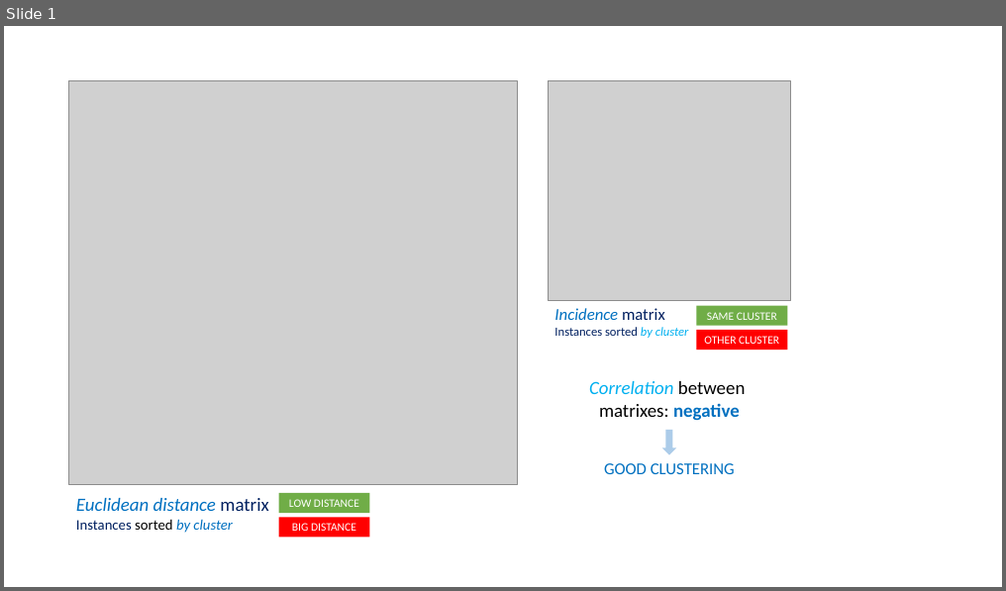
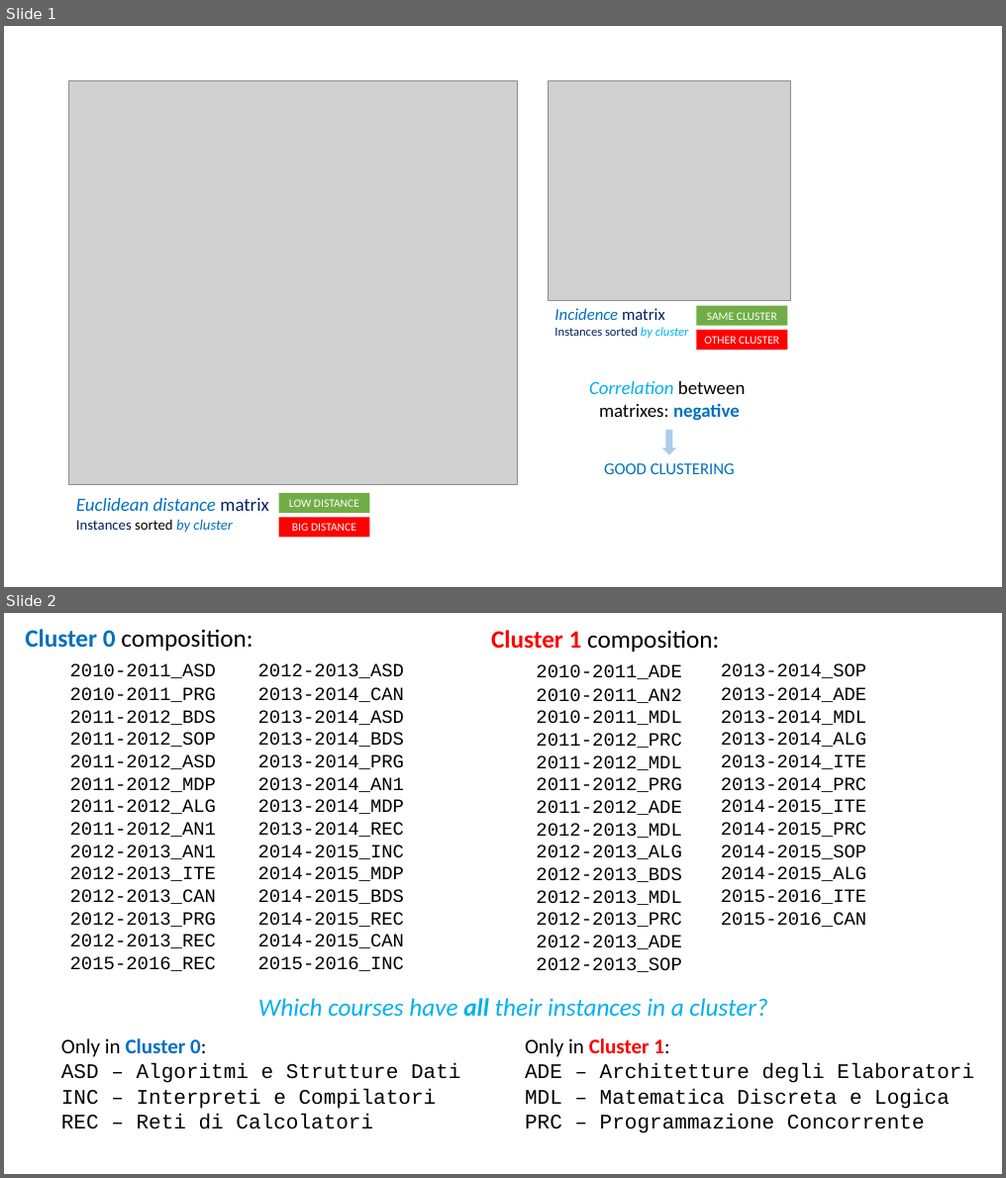
Before and after one commit to gesucca/final-project-unifi, a slide deck: pres/cheat4.pptx. Shown one above the other, each under a label of ours: slide 1 before the commit, slides 1 and 2 after it. The pictures are 1006x591 and 1006x1178 pixels, drawn with LibreOffice and Linux fonts; fonts in the diff are those of the drawing; grey boxes stand for pictures. Boxes give left, top, right and bottom in pixels: in the first picture for what was removed or moved away, otherwise in the second. Text is boxed around its words. In the diff, an @@ line names an element or a change of style, - is before the commit and + after.

Commit message:
Clustering done

```diff
--- a/pres/cheat4.pptx
+++ b/pres/cheat4.pptx
@@ slide 2 added at box(4, 613, 1002, 1174), background #FFFFFF @@
@@ text added at box(25, 629, 252, 971), 18 pt, text #000000 @@
+Cluster 0 composition:
+2010-2011_ASD
+2010-2011_PRG
+2011-2012_BDS
+2011-2012_SOP
+2011-2012_ASD
+2011-2012_MDP
+2011-2012_ALG
+2011-2012_AN1
+2012-2013_AN1
+2012-2013_ITE
+2012-2013_CAN
+2012-2013_PRG
+2012-2013_REC
+2015-2016_REC
@@ text added at box(491, 630, 719, 972), 18 pt, text #000000 @@
+Cluster 1 composition:
+2010-2011_ADE
+2010-2011_AN2
+2010-2011_MDL
+2011-2012_PRC
+2011-2012_MDL
+2011-2012_PRG
+2011-2012_ADE
+2012-2013_MDL
+2012-2013_ALG
+2012-2013_BDS
+2012-2013_MDL
+2012-2013_PRC
+2012-2013_ADE
+2012-2013_SOP
@@ text added at box(258, 663, 404, 971), 18 pt, text #000000 @@
+Cluster 0sition:
+2012-2013_ASD
+2013-2014_CAN
+2013-2014_ASD
+2013-2014_BDS
+2013-2014_PRG
+2013-2014_AN1
+2013-2014_MDP
+2013-2014_REC
+2014-2015_INC
+2014-2015_MDP
+2014-2015_BDS
+2014-2015_REC
+2014-2015_CAN
+2015-2016_INC
@@ text added at box(721, 663, 866, 927), 18 pt, text #000000 @@
+Cluster 0sition:
+2013-2014_SOP
+2013-2014_ADE
+2013-2014_MDL
+2013-2014_ALG
+2013-2014_ITE
+2013-2014_PRC
+2014-2015_ITE
+2014-2015_PRC
+2014-2015_SOP
+2014-2015_ALG
+2015-2016_ITE
+2015-2016_CAN
@@ text added at box(258, 998, 767, 1017), 24 pt, text #00B0F0, italic @@
+Which courses have all their instances in a cluster?
@@ text added at box(61, 1039, 460, 1130), 20 pt, text #000000 @@
+Only in Cluster 0:
+ASD – Algoritmi e Strutture Dati
+INC – Interpreti e Compilatori
+REC – Reti di Calcolatori
@@ text added at box(525, 1039, 974, 1134), 20 pt, text #000000 @@
+Only in Cluster 1:
+ADE – Architetture degli Elaboratori
+MDL – Matematica Discreta e Logica
+PRC – Programmazione Concorrente
```
Also in this commit, not shown: 2 other files.
